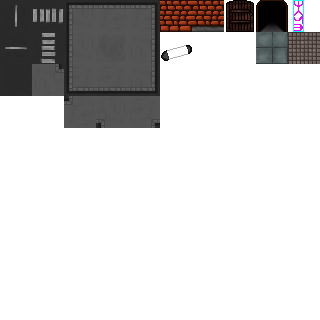
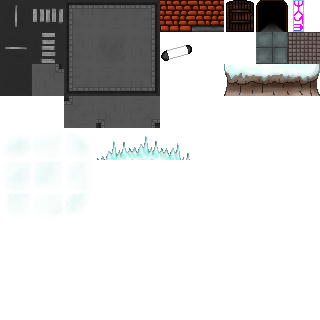
Comparing the layer stacks of the two 320x320 images. Changes:
added layer "Calque 2" above "Calque 4" over [3,131,92,220]
added layer "Calque 4" (luminosity, 23%) above "Calque 1" over [225,81,319,96]
painted on "Calque 1" over [97,64,320,160]
